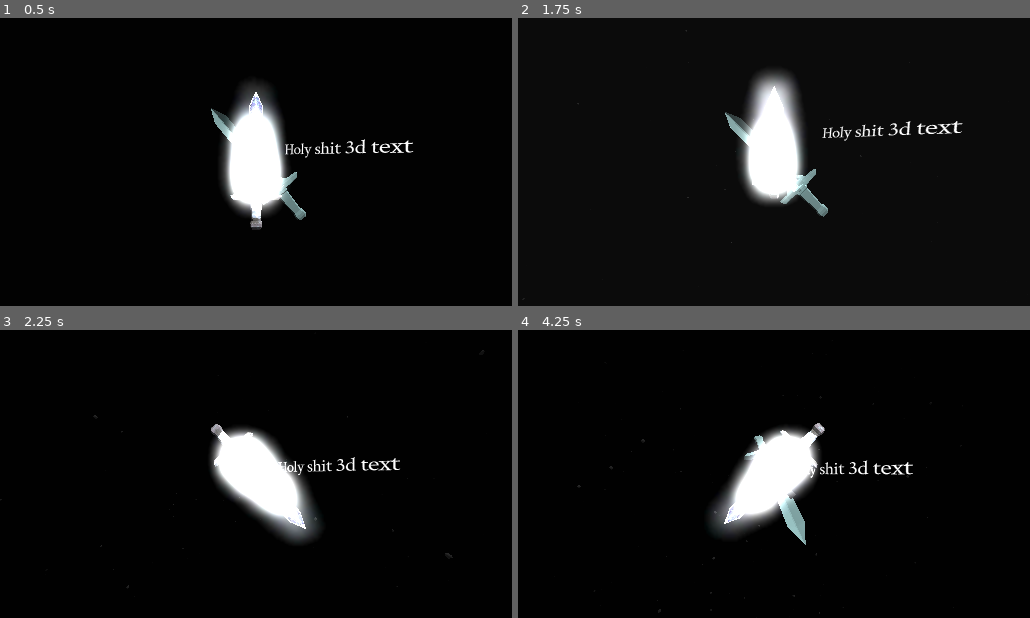
Above: before the commit, frames 1-4 (two rows, left to right).
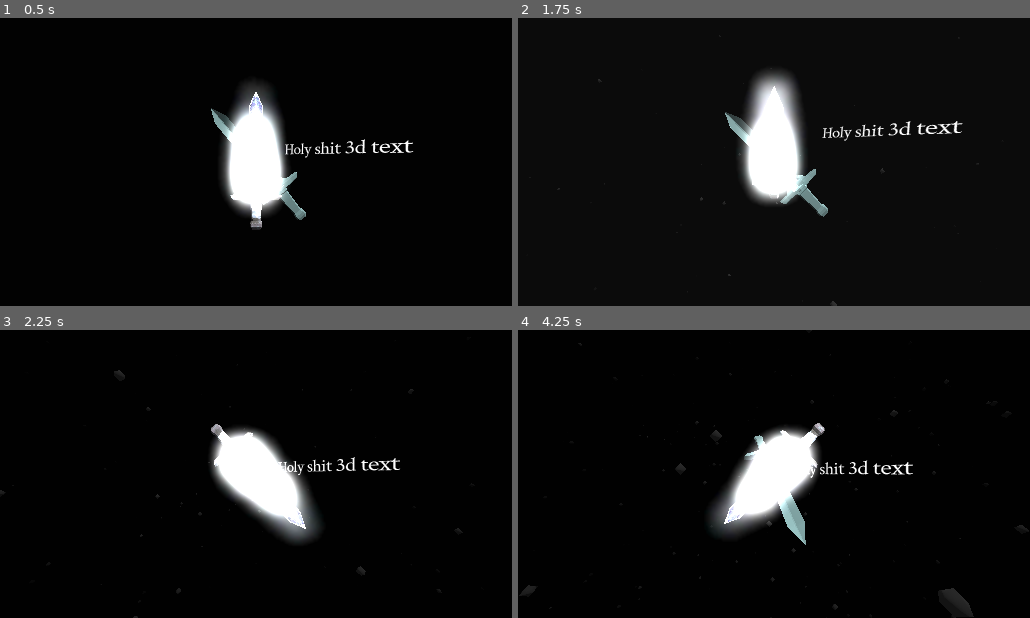
Above: after the commit, the same moments.

Repository: Lukko-Digital/Bladebearer
Game: Godot game, scene res://src/main.tscn
The game is run twice, just before and just after one commit, with the same random seed, the same clock (stepped at 60 frames per second) and the same inputs.
Inputs:
- Up to frame 1 (0.5 s): no input
- Up to frame 2 (1.75 s): hold D (right) 0.53-1.28 s; hold Shift (shift) 0.53-1.28 s; hold S (backward) from 1.28 s (still down); tap Space (space) at 1.35 s
- Up to frame 3 (2.25 s): release S (backward) at 2.03 s; hold D (right) from 2.03 s (still down); hold Shift (shift) from 2.03 s (still down)
- Up to frame 4 (4.25 s): release D (right) at 2.78 s; release Shift (shift) at 2.78 s; hold W (forward) 2.78-3.53 s; tap Space (space) at 2.85 s; hold A (left) from 3.53 s (still down); hold Shift (shift) from 3.53 s (still down)

Frame 1 is identical in both runs. In frame 2, less than 0.1% of the frame differs, in the area x 7-91%, y 4-100%; in frame 3, 0.1%; in frame 4, 0.5%, in the area x 0-100%, y 4-100%.

Commit message:
make snow work on local coords

Diff:
--- a/src/main.tscn
+++ b/src/main.tscn
@@ -55,12 +55,21 @@
 [node name="SwingArm" parent="." instance=ExtResource("5_0705i")]
 transform = Transform3D(1, 0, 0, 0, 1, 0, 0, 0, 1, 0, 0, 0)
 
-[node name="GameSequenceHandler" type="Node3D" parent="." node_paths=PackedStringArray("swing_arm", "target", "camera", "sword")]
+[node name="GPUParticles3D" type="GPUParticles3D" parent="."]
+transform = Transform3D(2, 0, 0, 0, 2, 0, 0, 0, 2, 0, 0, 0)
+amount = 42045
+lifetime = 4.35
+local_coords = true
+trail_lifetime = 1.75
+process_material = ExtResource("5_tv00s")
+draw_pass_1 = SubResource("SphereMesh_2egrx")
+
+[node name="GameSequenceHandler" type="Node3D" parent="." node_paths=PackedStringArray("swing_arm", "sword", "target", "camera")]
 script = ExtResource("2_ngyv0")
 swing_arm = NodePath("../SwingArm")
+sword = NodePath("Sword")
 target = NodePath("Target")
 camera = NodePath("MainCamera")
-sword = NodePath("Sword")
 
 [node name="Sword" parent="GameSequenceHandler" instance=ExtResource("1_bdv3j")]
 
@@ -75,19 +84,11 @@
 [node name="MainCamera" parent="GameSequenceHandler" instance=ExtResource("2_vb7ep")]
 transform = Transform3D(1, 0, 0, 0, 1, 0, 0, 0, 1, 0, 0, 1.01981)
 
-[node name="GPUParticles3D" type="GPUParticles3D" parent="GameSequenceHandler"]
-transform = Transform3D(2, 0, 0, 0, 2, 0, 0, 0, 2, 0, 0, 0)
-amount = 42045
-lifetime = 4.35
-trail_lifetime = 1.75
-process_material = ExtResource("5_tv00s")
-draw_pass_1 = SubResource("SphereMesh_2egrx")
-
 [node name="WorldEnvironment" type="WorldEnvironment" parent="GameSequenceHandler"]
 environment = SubResource("Environment_hpooo")
 camera_attributes = SubResource("CameraAttributesPractical_y77hc")
 
-[node name="Label3D" type="Label3D" parent="SwordOrigin"]
+[node name="SwordOrigin#Label3D" type="Label3D" parent="."]
 transform = Transform3D(0.605301, 0, -0.468218, 0, 0.765257, 0, 0.468218, 0, 0.605301, 0.492339, 0.0370455, -0.0267003)
 texture_filter = 0
 text = "Holy shit 3d text"
Not shown: 1 places in src/main.tscn that only renumber resources
